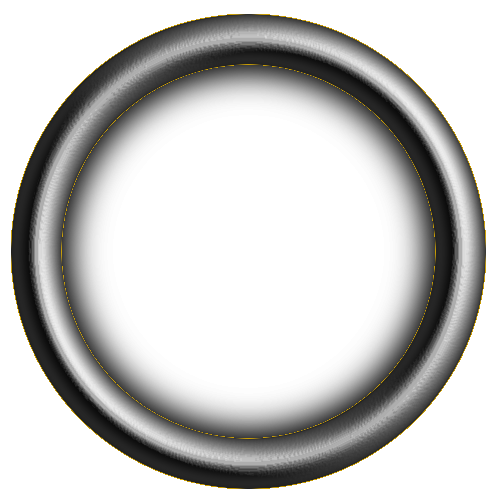
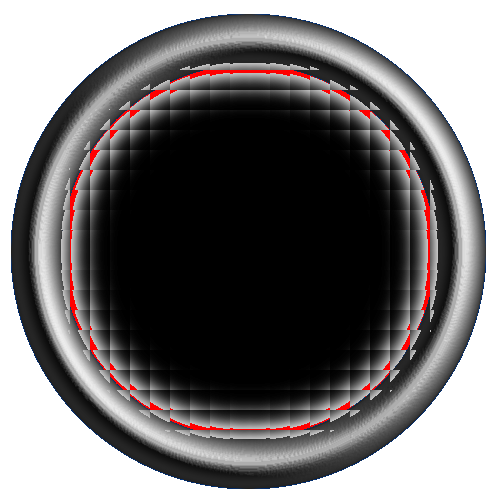
Layered file, before and after one edit (500 × 500). Changes by layer:
"Effect #1": blend normal → grain merge, painted on it over left=61, top=63, right=438, bottom=439
painted on "Color" over left=11, top=14, right=486, bottom=489
